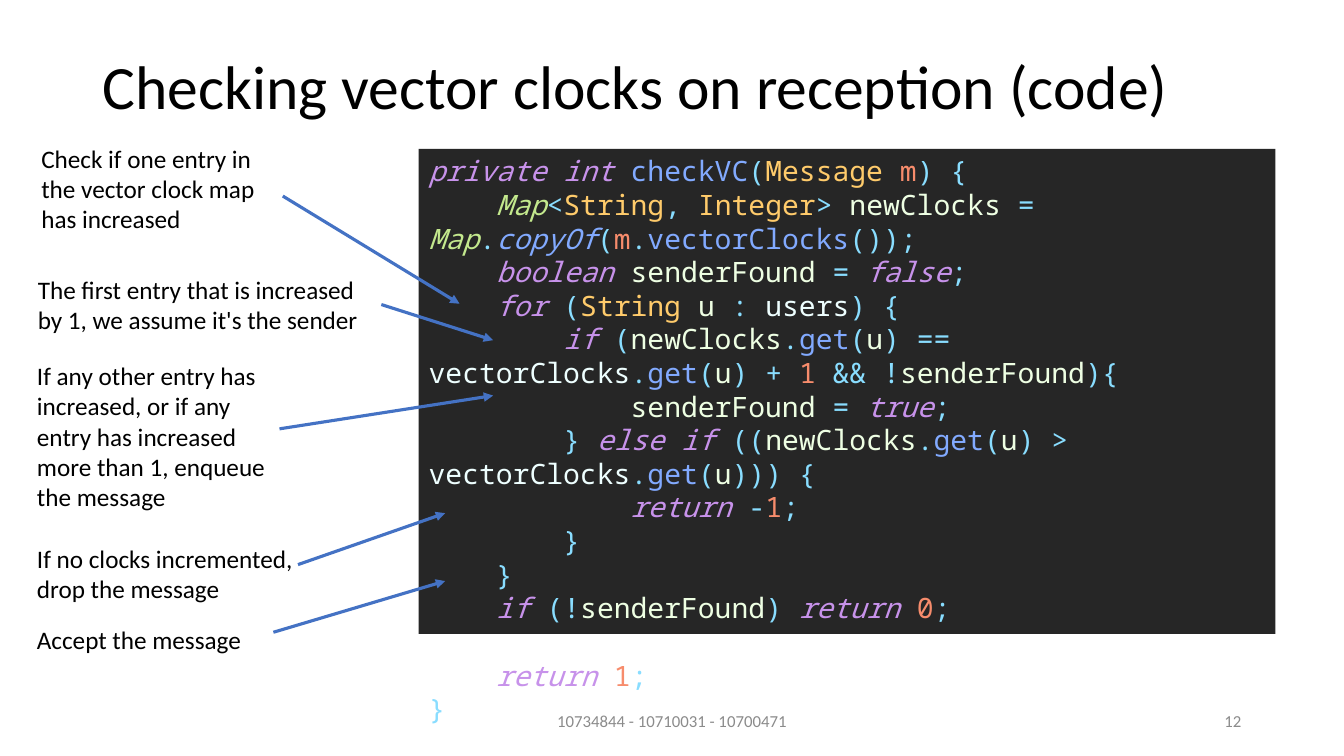
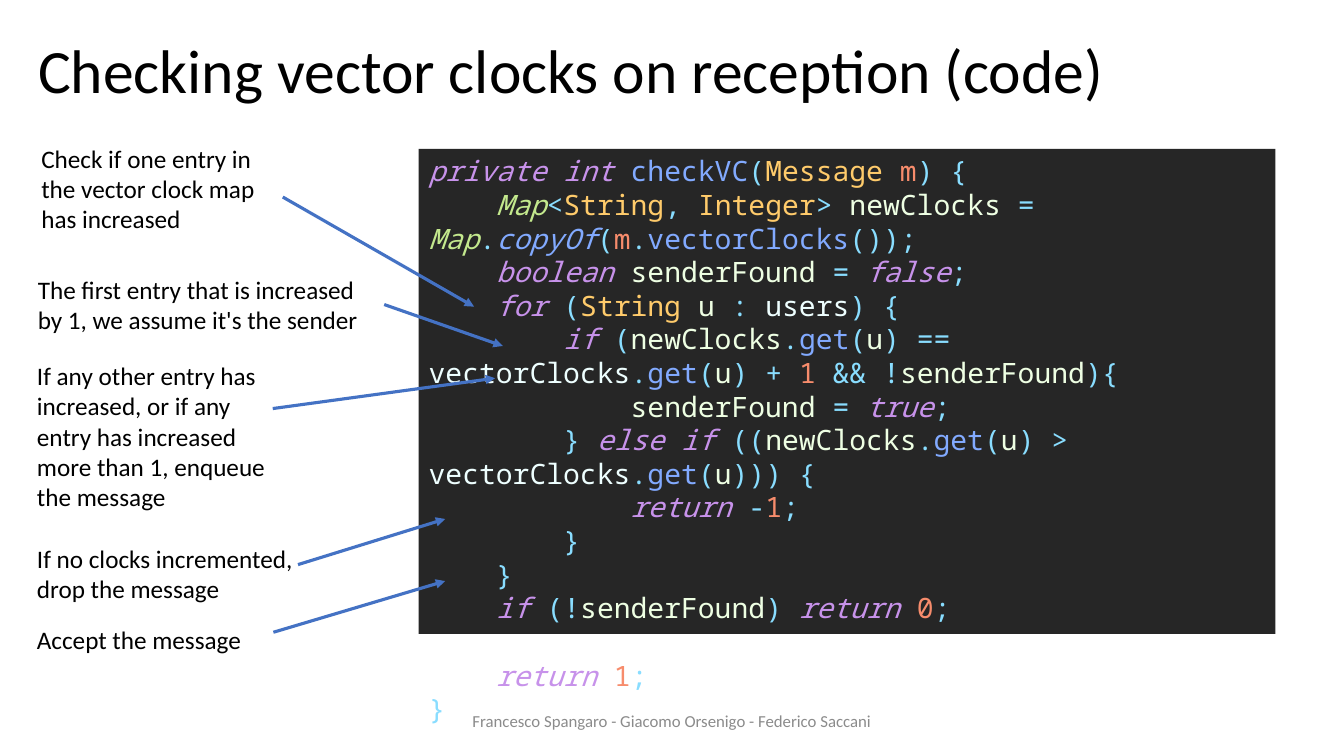
Before and after one commit to francescospangaro/HACOGroupChat, a slide deck: slide 13 of docs/presentazione ds.pptx (slide 12 before the commit). Drawn at 1344x756 pixels with LibreOffice and Linux fonts; fonts in the diff are those of the drawing; background and template pictures are left out. Boxes give left, top, right and bottom in pixels: in the first picture for what was removed or moved away, otherwise in the second. Text is boxed around its words. In the diff, an @@ line names an element or a change of style, - is before the commit and + after.

```diff
--- a/docs/presentazione ds.pptx
+++ b/docs/presentazione ds.pptx
@@ title "Checking vector clocks on reception ...": place and size @@
-title "Checking vector clocks on reception ..." at (102, 64, 1167, 120)
+title "Checking vector clocks on reception ..." at (38, 48, 1103, 104)
@@ arrow moved from (283, 197) - (460, 303) to (283, 197) - (474, 307) @@
@@ arrow moved from (381, 304) - (493, 341) to (384, 304) - (503, 346) @@
@@ arrow moved from (279, 429) - (493, 395) to (273, 408) - (495, 378) @@
@@ arrow moved from (298, 565) - (446, 513) to (298, 565) - (446, 519) @@
@@ text at (472, 715, 870, 730): text changed @@
-10734844 - 10710031 - 10700471
+Francesco Spangaro - Giacomo Orsenigo - Federico Saccani
@@ page number removed at (1224, 716, 1241, 727) @@
-12
```
Also in this commit, not shown: 11 other slides changed, 1 slide added, 1 other file.
